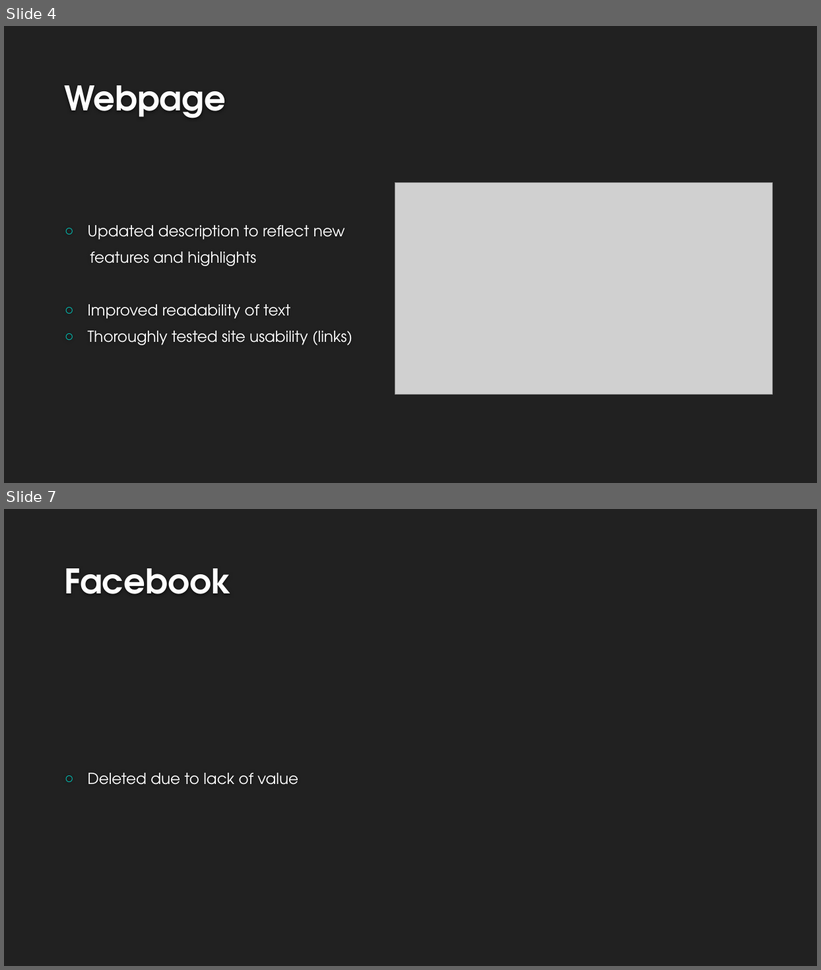
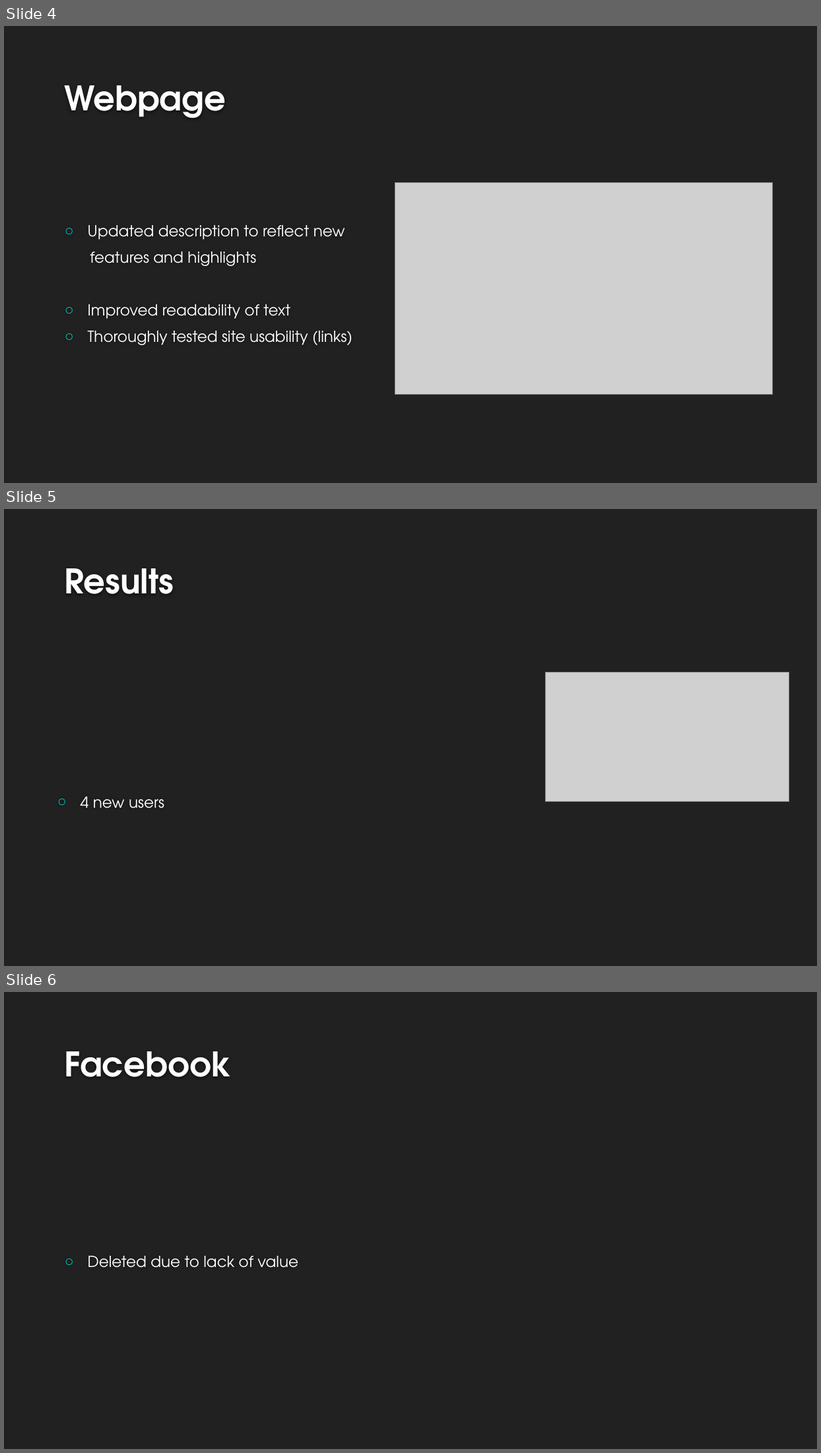
Before and after one commit to asu-cis-capstone/menumetrics, a slide deck: Week2.pptx. Shown one above the other, each under a label of ours: slides 4 and 7 before the commit, slides 4, 5 and 6 after it; the slides between them are not shown. The pictures are 821x970 and 821x1453 pixels, drawn with LibreOffice and Linux fonts; fonts in the diff are those of the drawing; grey boxes stand for pictures; background and template pictures are left out. Boxes give left, top, right and bottom in pixels: in the first picture for what was removed or moved away, otherwise in the second. Text is boxed around its words. In the diff, an @@ line names an element or a change of style, - is before the commit and + after.

```diff
--- a/Week2.pptx
+++ b/Week2.pptx
@@ slide 5 added at (4,509,817,966), background #212121 @@
@@ title added at (64,568,174,594), 40 pt, text #FEFEFE, bold @@
+Results
@@ picture added at (546,673,789,802) @@
@@ text added at (81,797,164,809), 18 pt, text #FFFFFF @@
+○ 4 new users
@@ what was slide 7 is now slide 6 @@
```
Also in this commit, not shown: 1 slide changed, 1 other slide added, 4 slides removed.
